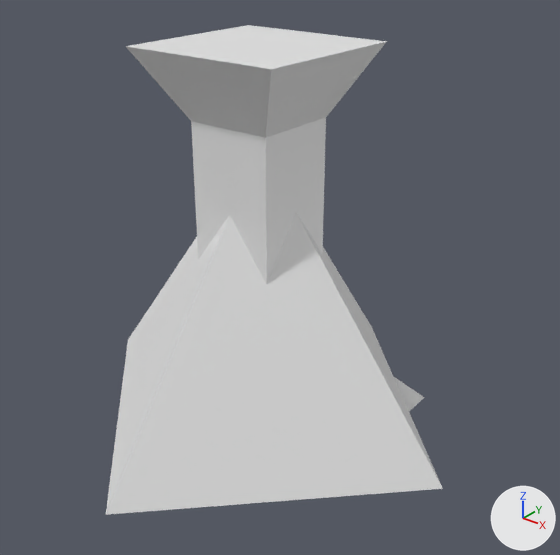
What one commit did to the Blender file resources/skypatrol.blend.
Both versions are drawn from a camera (50 mm lens) standing at (15.6, -18.4, 16.9) and looking at (0.5, 0.4, 5.3). The axes (+X, +Y, +Z) are drawn at lower right. The lights are the same throughout. The picture after the commit comes second.

The first picture shows 'ControlTower', 'Pyramid' and 1 more.
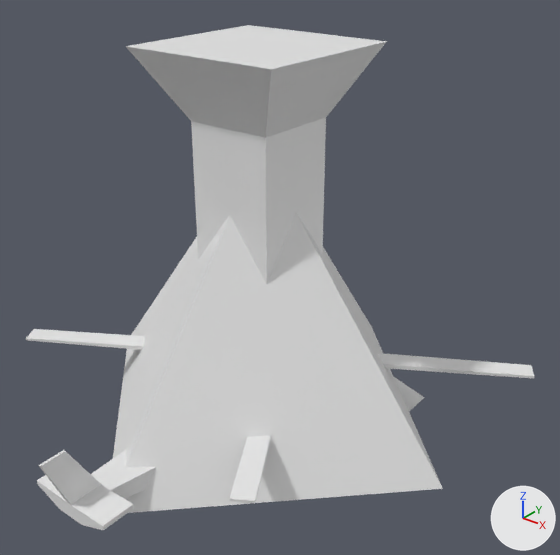
What differs and where, as boxes (x1, y1, x2, y2) in the pictures (560 x 555 px):
'Helicopter', added
    after: (26, 329, 534, 530)

The change, as a list of edits to the scene's bpy script:
```text
Add me_cube_008:
    me_cube_008.from_pydata(...)  # 110 vertices, 95 faces; spans x -8.6..8.1, y -9.4..9.6, z -1.3..3.1
Add ob_helicopter:
    ob_helicopter = bpy.data.objects.new('Helicopter', me_cube_008)
    ob_helicopter.location = (0.0, 0.0, 0.0)
```
